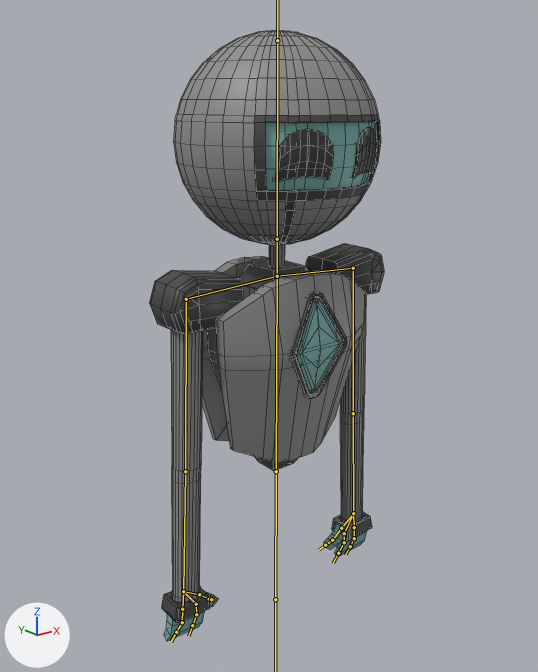
An edit to the FBX model Assets/3D Models/robot/robot.fbx, drawn before and after from the same camera.
The view is the same before and after, from a 50 mm camera at (-0.815, -0.996, 1.74) aimed at (-0.043, -0.031, 1.354). Every picture has the same lights, and +X, +Y and +Z are marked at lower left. The bones that bend it are drawn over the model as lines. Mesh edges are drawn as thin lines.

In view in the first picture: 'Chest', 'Eyes'.
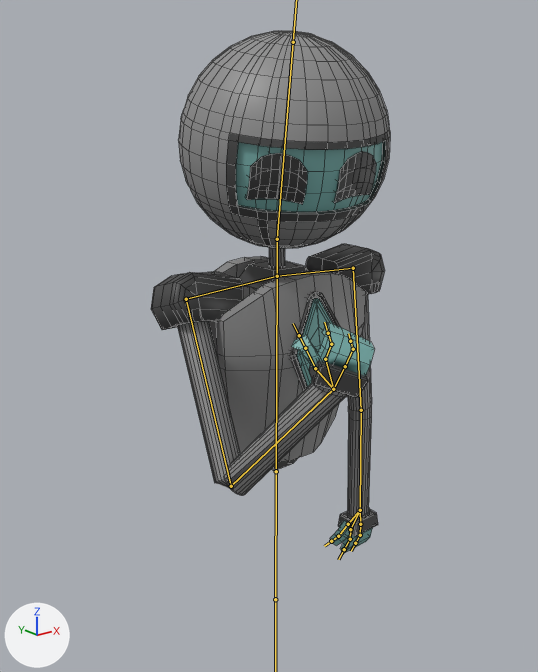
The newer file adds an action. The first version stands in its rest pose; the second is drawn at frame 41 of the action 'Armature|Idle'.

What the commit changed:
Bone 'Arm L' (bone_arm_l) turns from (0, 0, 0) to (0, 0, 4) degrees about its own x, y and z.
Bone 'Forearm L' (bone_forearm_l) turns from (0, 0, 0) to (0, 0, -5) degrees about its own x, y and z.
Bone 'Arm R' (bone_arm_r) turns from (0, 0, 0) to (33, 4, -3) degrees about its own x, y and z.
Bone 'Forearm R' (bone_forearm_r) turns from (0, 0, 0) to (64, -13, 115) degrees about its own x, y and z.
Bone 'Hand R' (bone_hand_r) turns from (0, 0, 0) to (-6, 30, 18) degrees about its own x, y and z.
Bone 'Fingers Tips' (bone_fingers_tips) turns from (0, 0, 0) to (-61, -1, -11) degrees about its own x, y and z.
Bone 'Bone.014' (bone_bone_014) turns from (0, 0, 0) to (16, 26, 24) degrees about its own x, y and z.
Bone 'Index Finger Tip' (bone_index_finger_tip) turns from (0, 0, 0) to (-61, 5, -12) degrees about its own x, y and z.
Bone 'Thumb Anchor R' (bone_thumb_anchor_r) turns from (0, 0, 0) to (25, 18, 24) degrees about its own x, y and z.
Bone 'Head' (bone_head) turns from (0, 0, 0) to (11, -18, 0) degrees about its own x, y and z.

Where the change shows, as pixel boxes (x1, y1, x2, y2) in the pictures (538 x 672 px):
'Chest', posed (14% shorter)
    before: (149, 30, 384, 641)
    after: (151, 31, 390, 554)
'Eyes', posed (26% wider)
    before: (274, 127, 377, 181)
    after: (246, 151, 376, 205)
bone 'Arm L', root to tip
    before: (353, 268) to (353, 413)
    after: (353, 268) to (361, 410)
bone 'Forearm L', root to tip
    before: (353, 413) to (353, 513)
    after: (361, 410) to (360, 510)
bone 'Arm R', root to tip
    before: (186, 299) to (185, 471)
    after: (186, 299) to (231, 486)
bone 'Forearm R', root to tip
    before: (185, 471) to (183, 591)
    after: (231, 486) to (333, 389)
bone 'Hand R', root to tip
    before: (183, 591) to (182, 609)
    after: (333, 389) to (345, 366)
bone 'Fingers Tips', root to tip
    before: (182, 622) to (176, 632)
    after: (353, 349) to (350, 341)
bone 'Bone.014', root to tip
    before: (183, 591) to (196, 604)
    after: (333, 389) to (325, 359)
bone 'Index Finger Tip', root to tip
    before: (196, 614) to (192, 625)
    after: (331, 344) to (328, 333)
bone 'Thumb Anchor R', root to tip
    before: (183, 591) to (199, 594)
    after: (333, 389) to (315, 368)
bone 'Head', root to tip
    before: (277, 239) to (277, 40)
    after: (277, 239) to (293, 42)
